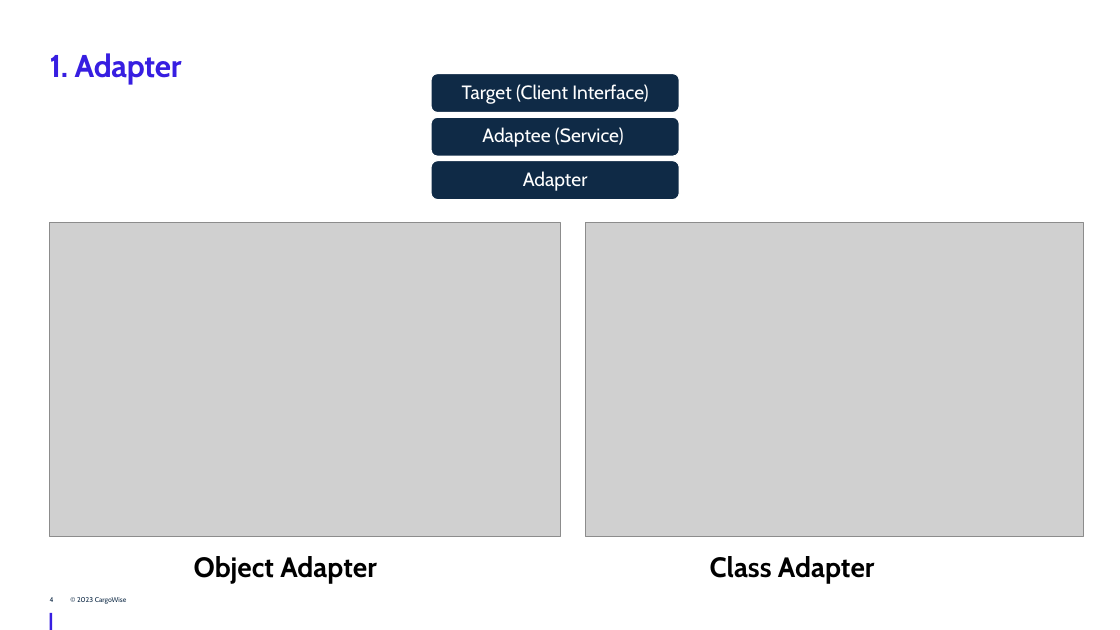
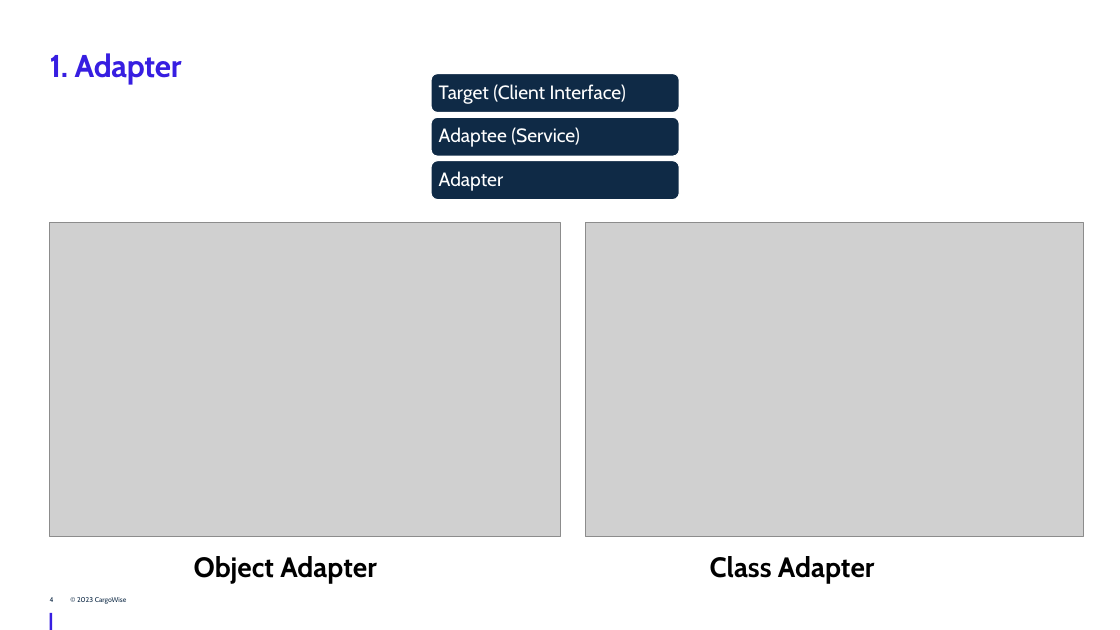
Before and after one commit to JingwenLi/DesignPatterns, a slide deck: slide 4 of DesignPatterns/Structural Design Patterns/Structural Design Patterns - WTG.pptx. Drawn at 1120x630 pixels with LibreOffice and Linux fonts; fonts in the diff are those of the drawing; grey boxes stand for pictures; background and template pictures are left out. Boxes give left, top, right and bottom in pixels: in the first picture for what was removed or moved away, otherwise in the second. Text is boxed around its words. In the diff, an @@ line names an element or a change of style, - is before the commit and + after.

```diff
--- a/DesignPatterns/Structural Design Patterns/Structural Design Patterns - WTG.pptx
+++ b/DesignPatterns/Structural Design Patterns/Structural Design Patterns - WTG.pptx
@@ alignment centre to left in 3 elements at bbox=[439, 84, 626, 104], bbox=[439, 127, 580, 147], bbox=[439, 171, 504, 191] @@
```
Also in this commit, not shown: 3 slides added, 1 slide removed, 3 other files.
